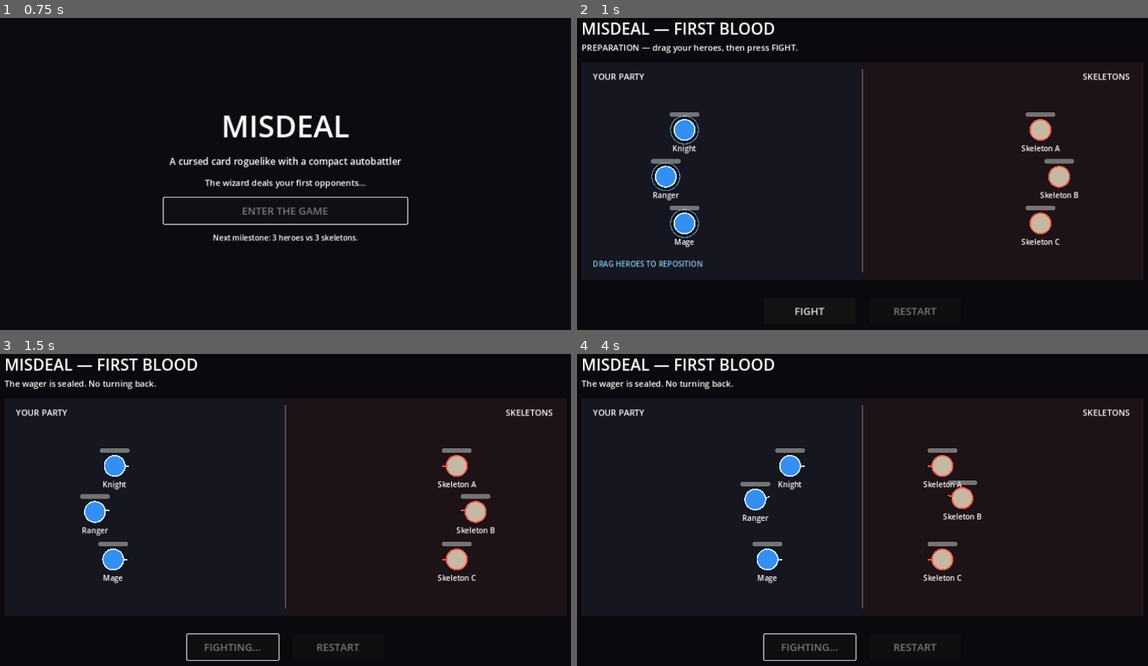
Above: before the commit, frames 1-4 (two rows, left to right).
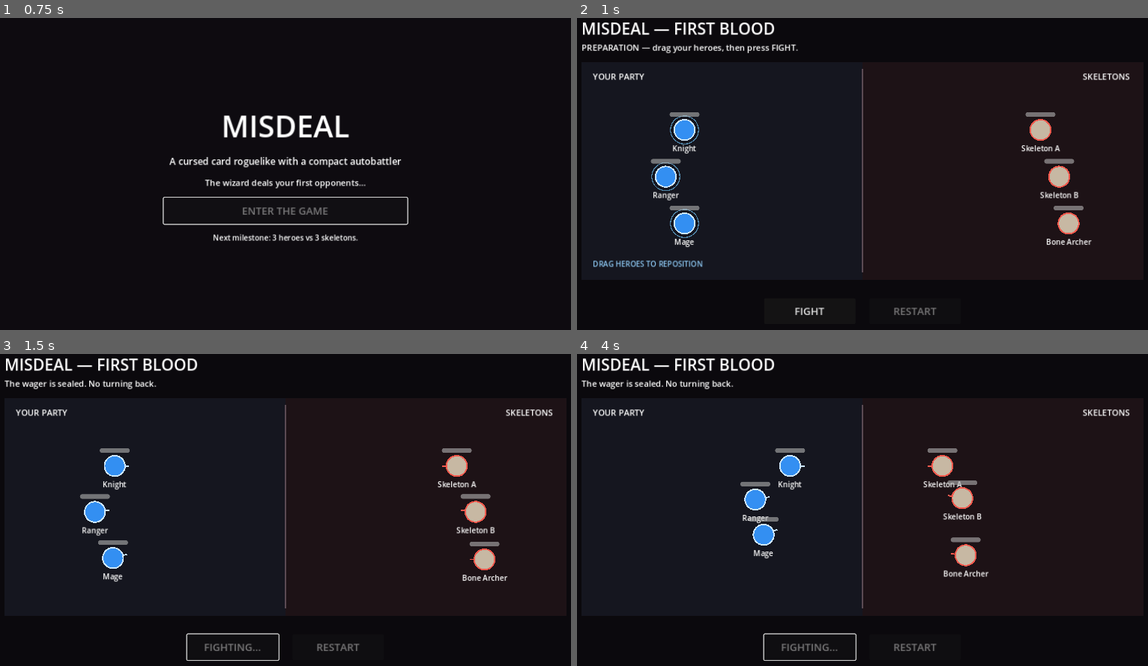
Above: after the commit, the same moments.

Repository: zampolit73/Misdeal
Game: Godot game, scene res://scenes/main/main.tscn
Same seed, same stepped clock (60 frames per second), same inputs: the game is played once before the commit and once after it.
Inputs (mouse positions are in pixels of both pictures, inside the frame that each line leads up to):
- Up to frame 1 (0.75 s): click "ENTER THE GAME" at 0.5 s
- Up to frame 2 (1 s): no input
- Up to frame 3 (1.5 s): click "FIGHT" at 1.25 s
- Up to frame 4 (4 s): move the mouse to (993, 494) at 2.02 s; click (993, 494) at 2.17 s; drag from (742, 528) to (833, 578) at 2.77 s; move the mouse to (919, 435) at 3.52 s; click (919, 435) at 3.67 s

Frame 1 is identical in both runs. In frame 2, 0.7% of the frame differs, in the area x 77-91%, y 60-73%; in frame 3, 0.9%; in frame 4, 1.4%, in the area x 30-73%, y 52-74%.

Commit message:
Add Bone Archer to test encounter

Diff:
--- a/scripts/battle/battle.gd
+++ b/scripts/battle/battle.gd
@@ -5,6 +5,7 @@
 const RANGER_DATA: UnitData = preload("res://resources/units/ranger.tres")
 const MAGE_DATA: UnitData = preload("res://resources/units/mage.tres")
 const SKELETON_DATA: UnitData = preload("res://resources/units/skeleton.tres")
+const BONE_ARCHER_DATA: UnitData = preload("res://resources/units/bone_archer.tres")
 
 const PLAYER_PLACEMENT_BOUNDS := Rect2(Vector2(35, 70), Vector2(525, 340))
 
@@ -33,7 +34,7 @@
 
 	_spawn_unit(SKELETON_DATA, 1, Vector2(980, 145), "Skeleton A")
 	_spawn_unit(SKELETON_DATA, 1, Vector2(1020, 245), "Skeleton B")
-	_spawn_unit(SKELETON_DATA, 1, Vector2(980, 345), "Skeleton C")
+	_spawn_unit(BONE_ARCHER_DATA, 1, Vector2(1040, 345))
 
 func _spawn_unit(
 	data: UnitData,
